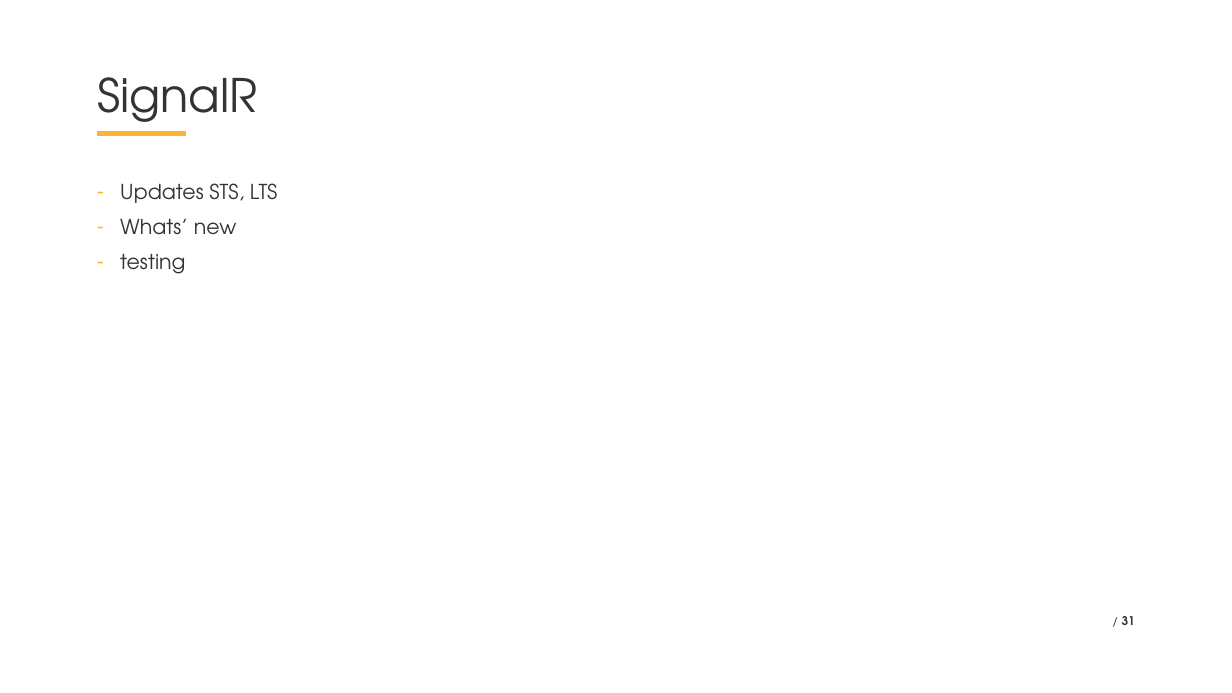
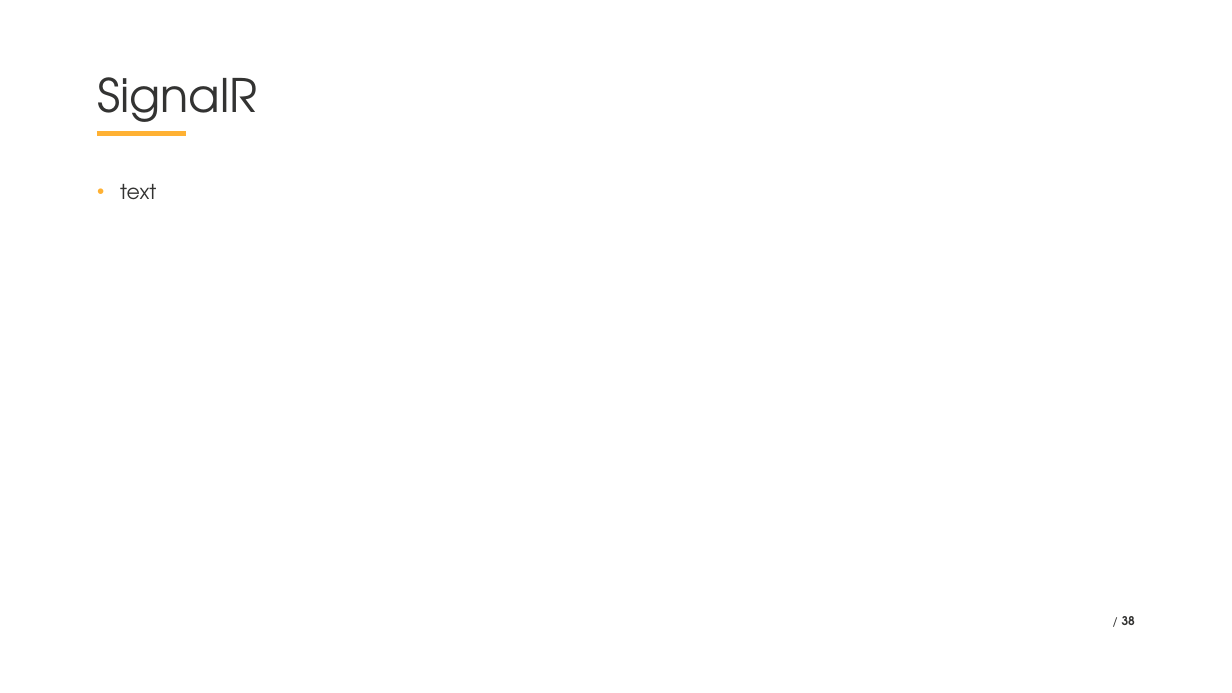
Before and after one commit to VladislavAntonyuk/AICalendar, a slide deck: slide 38 of .NET Conf 2025 - Ukraine (Eng).pptx (slide 31 before the commit). Drawn at 1232x693 pixels with LibreOffice and Linux fonts; fonts in the diff are those of the drawing; background and template pictures are left out. Boxes give left, top, right and bottom in pixels: in the first picture for what was removed or moved away, otherwise in the second. Text is boxed around its words. In the diff, an @@ line names an element or a change of style, - is before the commit and + after.

```diff
--- a/.NET Conf 2025 - Ukraine (Eng).pptx
+++ b/.NET Conf 2025 - Ukraine (Eng).pptx
@@ text at (120,184,156,200): text changed @@
-– Updates STS, LTS
-– Whats’ new
-– testing
+• text
@@ page number at (1122,616,1135,625): text changed @@
-/ 31
+/ 38
```
Also in this commit, not shown: 12 other slides changed, 8 slides added, 1 slide removed.
